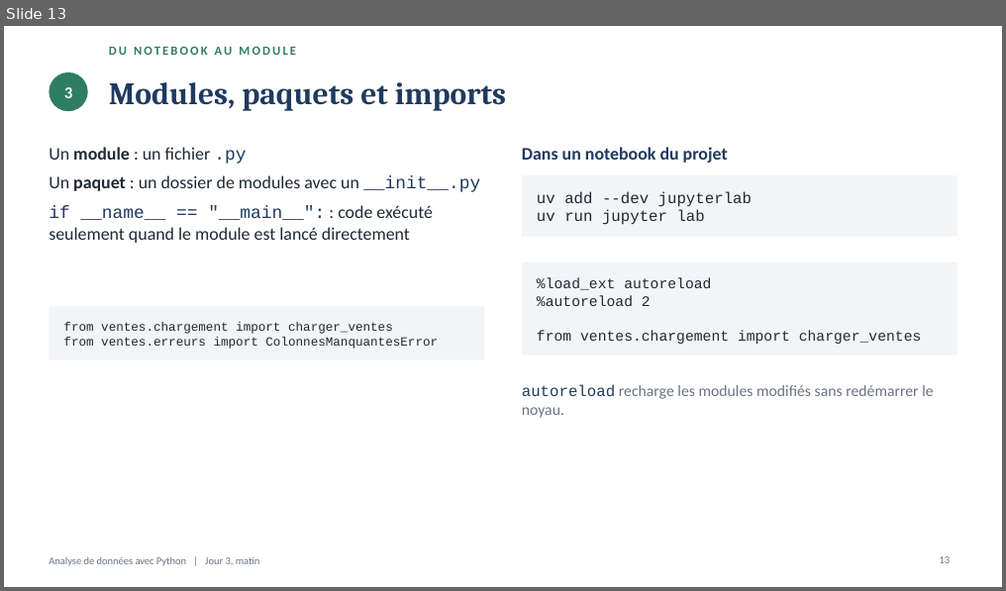
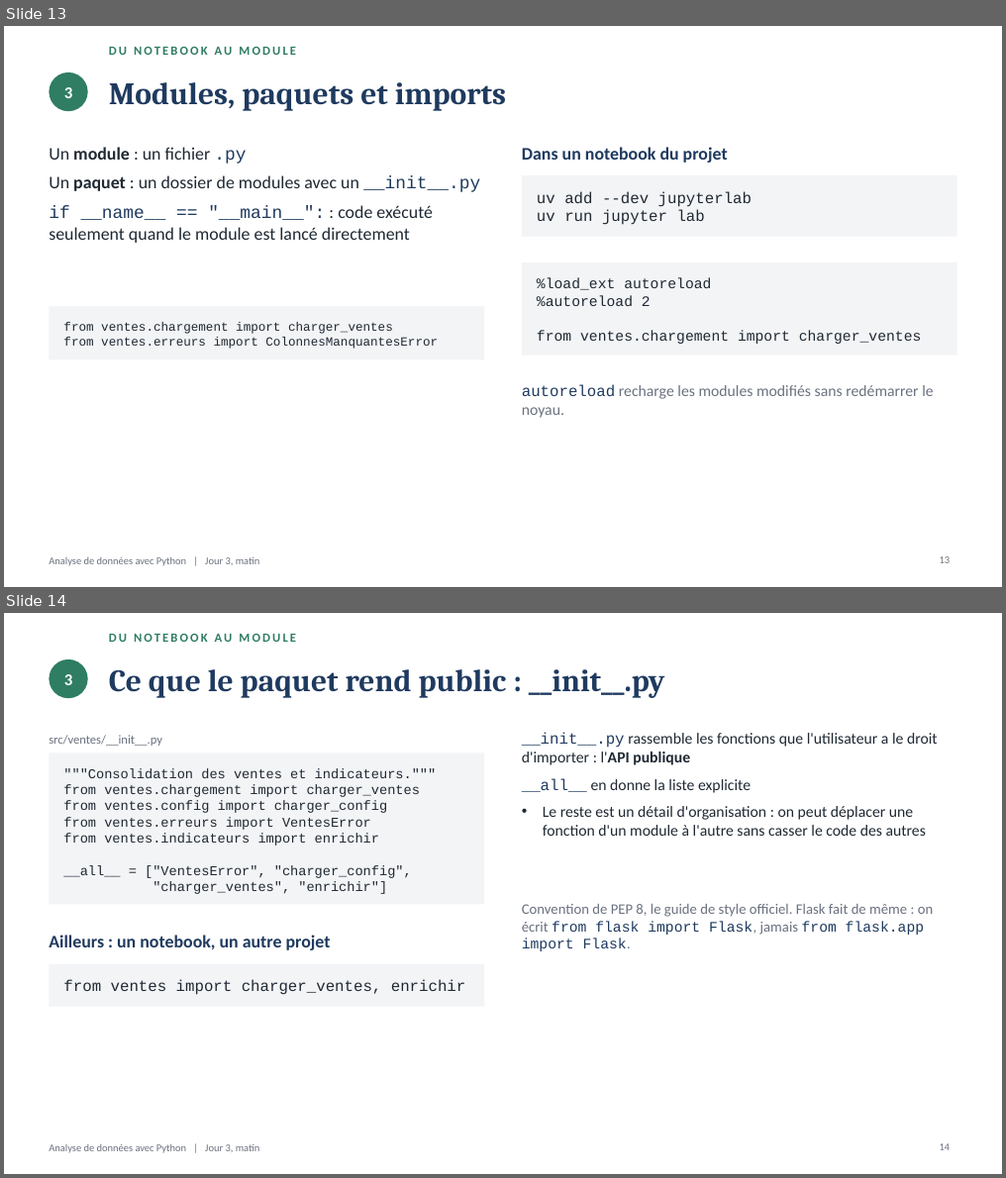
Before and after one commit to ardev2/formation-analyse-donnees-python, a slide deck: cours/05-jour3-matin/projet-cli.pptx. Shown one above the other, each under a label of ours: slide 13 before the commit, slides 13 and 14 after it. The pictures are 1006x591 and 1006x1178 pixels, drawn with LibreOffice and Linux fonts; fonts in the diff are those of the drawing. Boxes give left, top, right and bottom in pixels: in the first picture for what was removed or moved away, otherwise in the second. Text is boxed around its words. In the diff, an @@ line names an element or a change of style, - is before the commit and + after.

Commit message:
Ajoute le TP bonus PySpark, ses slides et son corrigé, et met à jour les slides du TP5

```diff
--- a/cours/05-jour3-matin/projet-cli.pptx
+++ b/cours/05-jour3-matin/projet-cli.pptx
@@ slide 14 added at (4,613,1002,1174), background #FFFFFF @@
@@ text added at (109,633,296,642), 12 pt, text #2F7D62, bold @@
+DU NOTEBOOK AU MODULE
@@ ellipse added at (49,660,88,698), fill #2F7D62 @@
@@ text added at (109,669,665,698), 30 pt, text #1F3A5F, bold @@
+Ce que le paquet rend public : __init__.py
@@ text added at (64,674,72,685), 16 pt, text #FFFFFF, bold @@
+3
@@ text added at (49,735,162,746), 12 pt, text #6B7280 @@
+src/ventes/__init__.py
@@ rectangle added at (49,753,484,904), fill #F3F4F6 @@
@@ text added at (522,733,938,836), 15 pt, text #1F2933 @@
+• __init__.py rassemble les fonctions que l'utilisateur a le droit d'importer : l'API publique
+• __all__ en donne la liste explicite
+• Le reste est un détail d'organisation : on peut déplacer une fonction d'un module à l'autre sans casser le code des autres
@@ text added at (63,768,437,894), 13 pt, text #1F2933 @@
+"""Consolidation des ventes et indicateurs."""
+from ventes.chargement import charger_ventes
+from ventes.config import charger_config
+from ventes.erreurs import VentesError
+from ventes.indicateurs import enrichir
+__all__ = ["VentesError", "charger_config",
+"charger_ventes", "enrichir"]
@@ text added at (522,904,933,952), 14 pt, text #6B7280 @@
+Convention de PEP 8, le guide de style officiel. Flask fait de même : on écrit from flask import Flask, jamais from flask.app import Flask.
@@ text added at (49,935,331,951), 17 pt, text #1F3A5F, bold @@
+Ailleurs : un notebook, un autre projet
@@ rectangle added at (49,964,484,1007), fill #F3F4F6 @@
@@ text added at (63,980,466,995), 15 pt, text #1F2933 @@
+from ventes import charger_ventes, enrichir
@@ text added at (49,1145,260,1154), 10 pt, text #6B7280 @@
+Analyse de données avec Python | Jour 3, matin
@@ page number added at (940,1144,950,1151), 10 pt, text #6B7280 @@
+14
```
Also in this commit, not shown: 3 slides changed, 3 other slides added, 7 other files.
